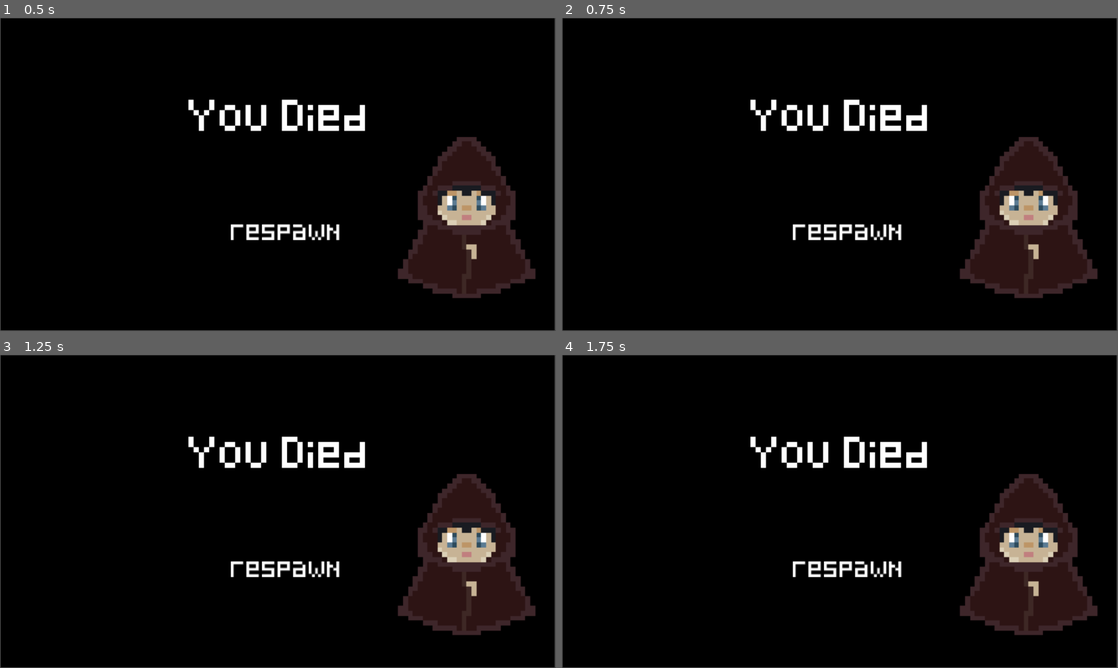
Above: before the commit, frames 1-4 (two rows, left to right).
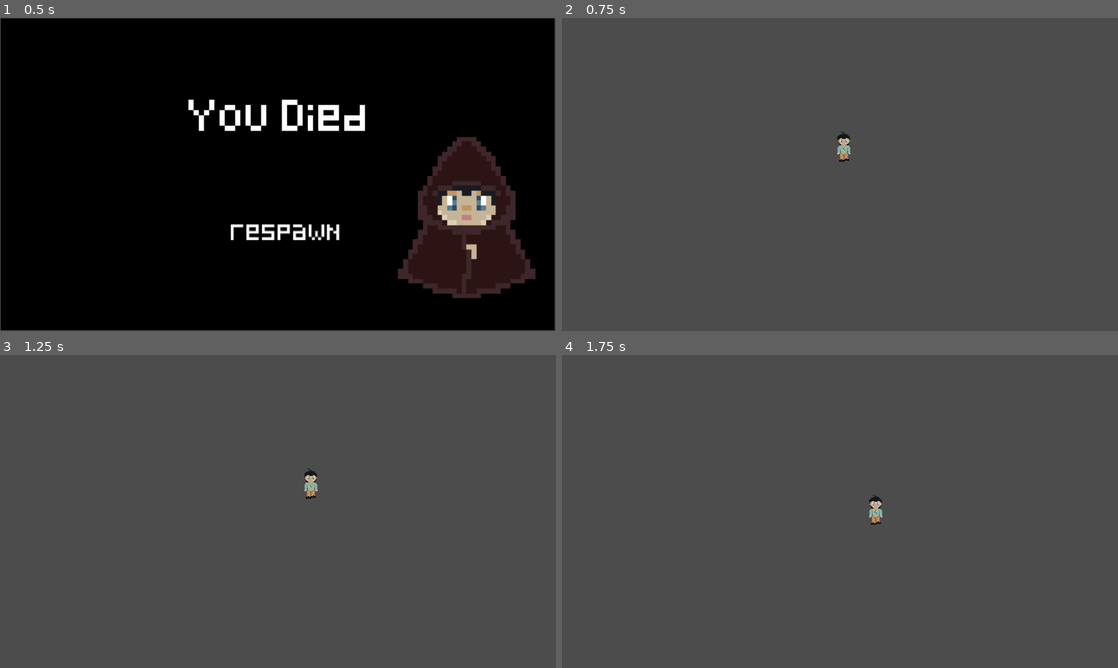
Above: after the commit, the same moments.

Repository: ldahleen54/gmtk2022
Game: Godot game, scene res://scenes/death.tscn
The game is run twice, just before and just after one commit, with the same random seed, the same clock (stepped at 60 frames per second) and the same inputs. This scene is started directly instead of the project's main scene.
Inputs:
- Up to frame 1 (0.5 s): no input
- Up to frame 2 (0.75 s): tap Enter (ui_accept) at 0.5 s; hold Right (ui_right) from 0.53 s (still down); hold Enter (ui_accept) from 0.53 s (still down)
- Up to frame 3 (1.25 s): keep holding Right (ui_right); keep holding Enter (ui_accept)
- Up to frame 4 (1.75 s): release Right (ui_right) at 1.28 s; release Enter (ui_accept) at 1.28 s; hold Down (ui_down) from 1.28 s (still down); tap Enter (ui_accept) at 1.35, 1.52 s

Frame 1 is identical in both runs. In frame 2, 99% of the frame differs, in the area x 0-100%, y 0-100%; in frame 3, 99%; in frame 4, 99%.

Commit message:
Added player health debug log, added respawn button

Diff:
--- a/scripts/Death.gd
+++ b/scripts/Death.gd
@@ -3,6 +3,7 @@
 # Called when the node enters the scene tree for the first time.
 func _process(delta):
 	if Input.is_action_pressed("ui_accept"):
+		Input.action_release("ui_accept")
 		var player_model = get_node("/root/PlayerModel")
 		player_model.health = player_model.STARTING_HEALTH
-		get_tree().change_scene("res://scenes/area1.tscn")
+		get_tree().change_scene("res://scenes/title.tscn")
--- a/scripts/PlayerMovement.gd
+++ b/scripts/PlayerMovement.gd
@@ -37,7 +37,7 @@
 # Called when the node enters the scene tree for the first time.
 func _ready():
 	var player_model = get_node("/root/PlayerModel")
-	print(player_model.health)
+	print("player health: ", player_model.health)
 	var n = String(name).to_lower()
 
 func get_input():
--- a/scripts/Selector.gd
+++ b/scripts/Selector.gd
@@ -8,7 +8,6 @@
 # Called when the node enters the scene tree for the first time.
 func _ready():
 	set_offset(Vector2(0, -297))
-	print("test")
 
 func _process(delta):
 	if Input.is_action_pressed("ui_down") and selected_index < len(scenes) - 1:
